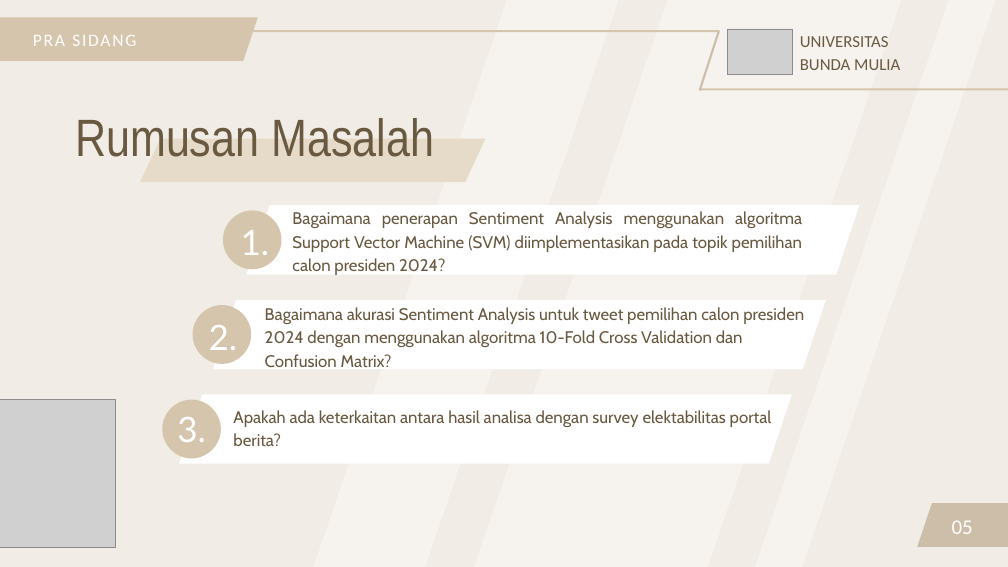
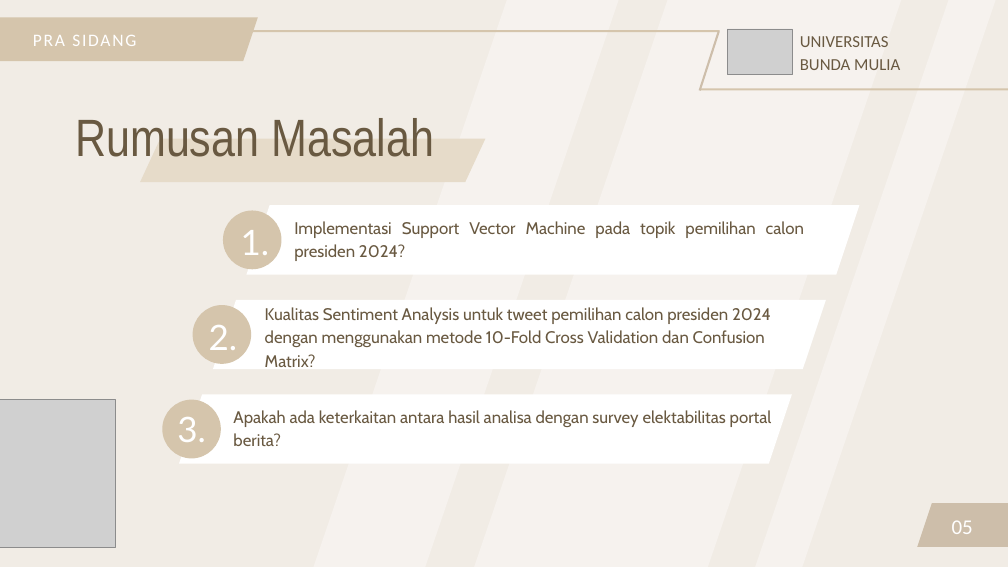
Before and after one commit to FnsAja/Skripsi, a slide deck: slide 5 of Prasidang Michael Alfonso V2.pptx. Drawn at 1008x567 pixels with LibreOffice and Linux fonts; fonts in the diff are those of the drawing; grey boxes stand for pictures. Boxes give left, top, right and bottom in pixels: in the first picture for what was removed or moved away, otherwise in the second. Text is boxed around its words. In the diff, an @@ line names an element or a change of style, - is before the commit and + after.

```diff
--- a/Prasidang Michael Alfonso V2.pptx
+++ b/Prasidang Michael Alfonso V2.pptx
@@ text at <box>294,221,804,261</box>: text changed @@
-Bagaimana penerapan Sentiment Analysis menggunakan algoritma Support Vector Machine (SVM) diimplementasikan pada topik pemilihan calon presiden 2024?
+Implementasi Support Vector Machine pada topik pemilihan calon presiden 2024?
@@ text at <box>265,307,771,367</box>: text changed @@
-Bagaimana akurasi Sentiment Analysis untuk tweet pemilihan calon presiden 2024 dengan menggunakan algoritma 10-Fold Cross Validation dan Confusion Matrix?
+Kualitas Sentiment Analysis untuk tweet pemilihan calon presiden 2024 dengan menggunakan metode 10-Fold Cross Validation dan Confusion Matrix?
```
Also in this commit, not shown: 3 other slides changed.
